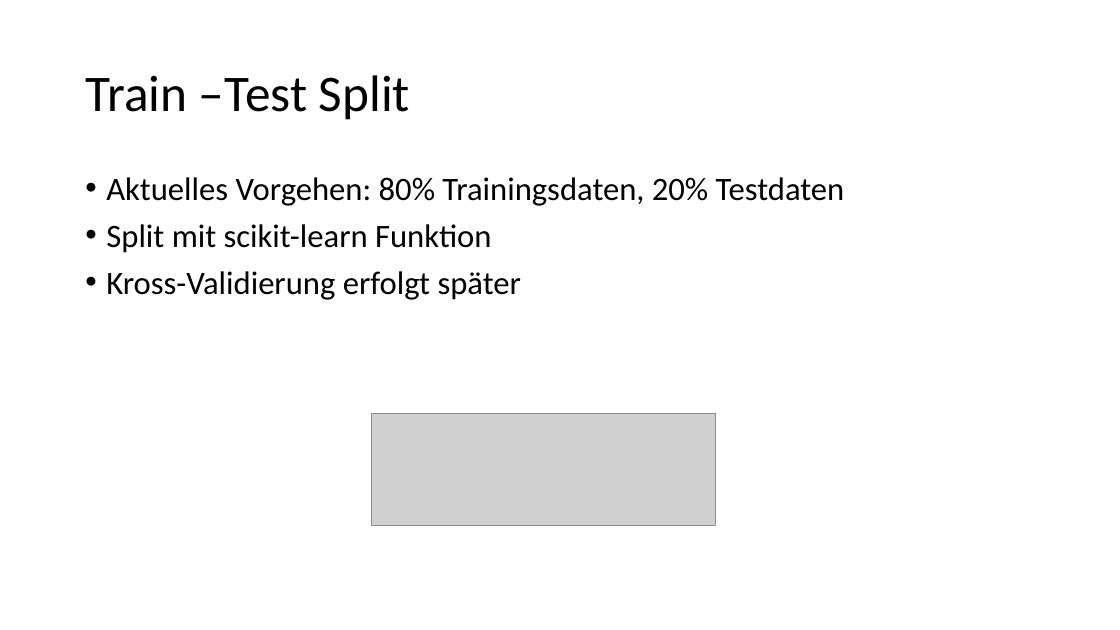
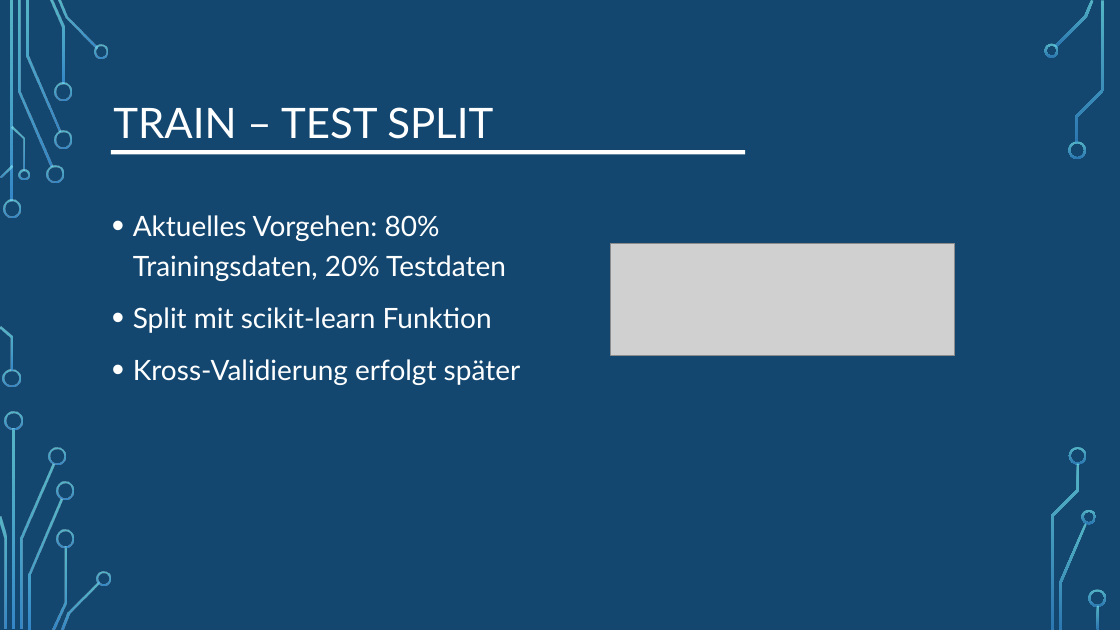
Before and after one commit to LennartFertig/DataExploration_HousePriceSeattle, a slide deck: slide 11 of House_Price_Prediction_Zwischenpräsentation.pptx. Drawn at 1120x630 pixels with LibreOffice and Linux fonts; fonts in the diff are those of the drawing; grey boxes stand for pictures; background and template pictures are left out. Boxes give left, top, right and bottom in pixels: in the first picture for what was removed or moved away, otherwise in the second. Text is boxed around its words. In the diff, an @@ line names an element or a change of style, - is before the commit and + after.

```diff
--- a/House_Price_Prediction_Zwischenpräsentation.pptx
+++ b/House_Price_Prediction_Zwischenpräsentation.pptx
@@ background #FFFFFF to picture (left out) @@
@@ rectangle added at [0, 0, 1120, 630], fill #134770 @@
@@ title at [113, 107, 493, 139]: text changed; size 44 to 36 pt; font Calibri to Lato; text colour #000000 to #FFFFFF @@
-Train –Test Split
+TRAIN – TEST SPLIT
@@ rectangle added at [111, 150, 745, 155], fill #FFFFFF @@
@@ text "Aktuelles Vorgehen: 80% Trainingsdaten, 20% ...": place and size @@
-text "Aktuelles Vorgehen: 80% Trainingsdaten, 20% ..." at [106, 177, 845, 300]
+text "Aktuelles Vorgehen: 80% Trainingsdaten, 20% ..." at [133, 215, 521, 385]
@@ text "Aktuelles Vorgehen: 80% Trainingsdaten, 20% ..." at [133, 215, 521, 385]: size 28 to 24 pt, font Calibri to Lato, text colour #000000 to #FFFFFF; line spacing 0.9 to 1.2 @@
@@ picture: place and size @@
-picture at [371, 413, 715, 525]
+picture at [611, 244, 954, 355]
@@ group added at [0, 0, 111, 630]: 24 freeform shapes, 2 rectangles @@
@@ group added at [0, 0, 1104, 630]: 14 freeform shapes, 3 rectangles @@
@@ group added at [1044, 0, 1107, 629]: 9 freeform shapes, 1 rectangle @@
```
Also in this commit, not shown: 7 other slides changed, 4 slides added, 4 slides removed.
